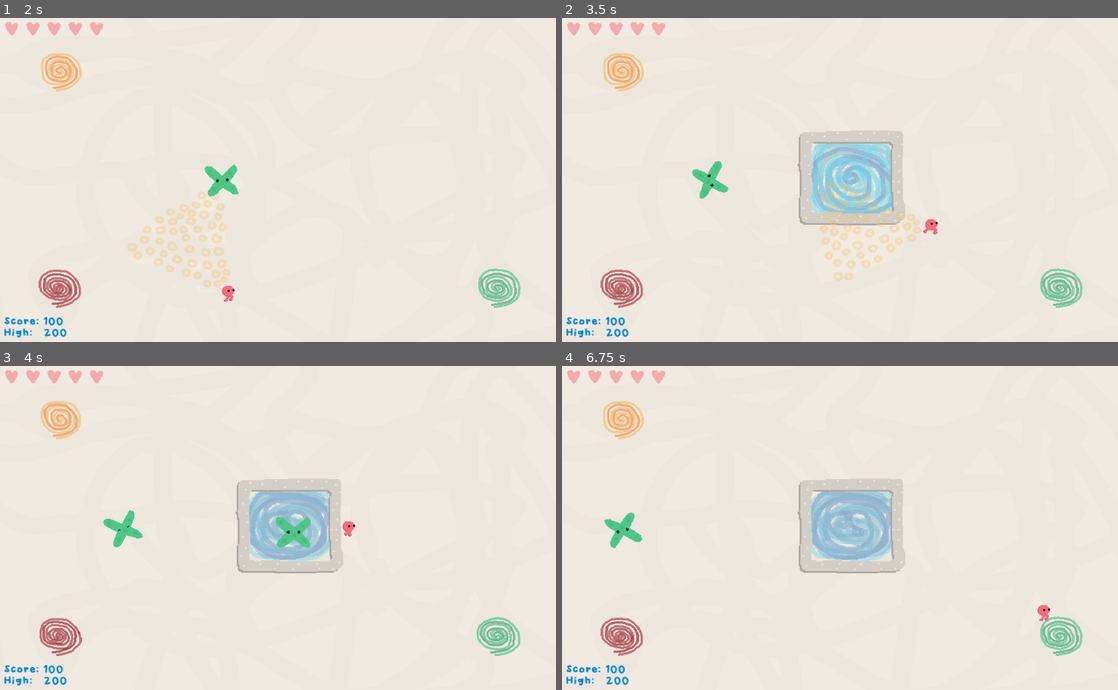
Above: before the commit, frames 1-4 (two rows, left to right).
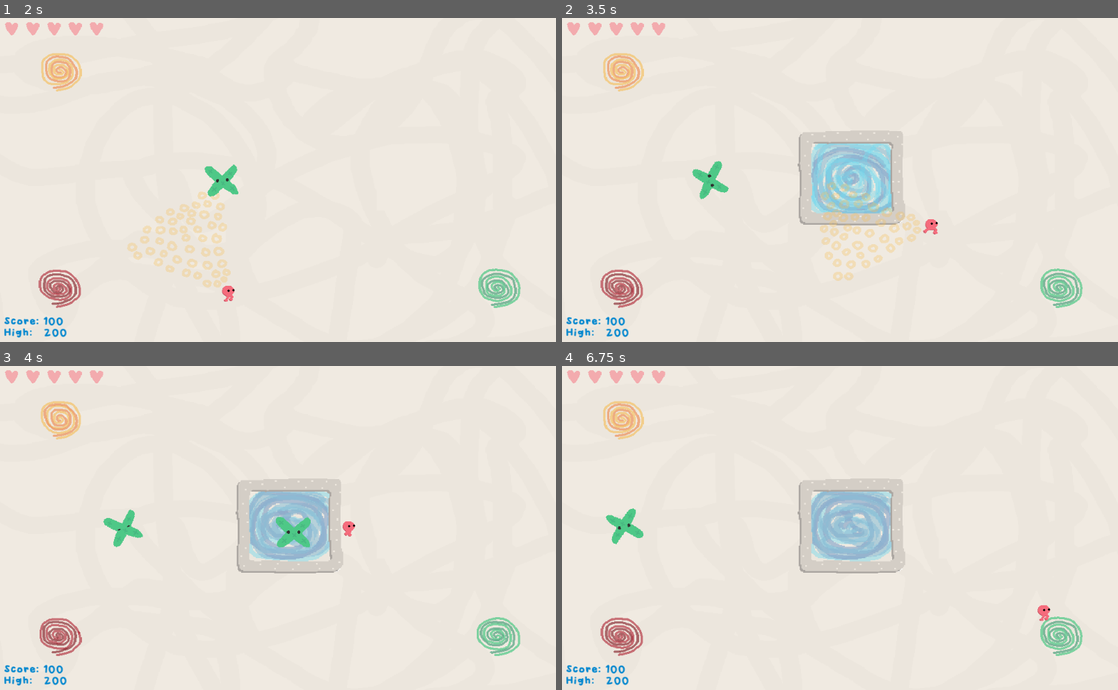
Above: after the commit, the same moments.

Repository: colinkarpfinger/HalfLife3
Game: Godot game, scene res://Scenes/Main.tscn
Two runs of this game, one before a commit and one after it. Both use one fixed random seed, a clock stepped at 60 frames per second and the inputs below. Sound files missing from this copy of the repository are replaced by a short silence.
Inputs (mouse positions are in pixels of both pictures, inside the frame that each line leads up to):
- Up to frame 1 (2 s): move the mouse to (77, 329) at 0.52 s; press the mouse at (77, 329) at 0.53 s; hold D (move_right) 0.53-1.28 s; move the mouse to (166, 196) at 1.27 s; release the mouse at (166, 196) at 1.28 s; hold S (move_down) from 1.28 s (still down); click (166, 196) at 1.35 s
- Up to frame 2 (3.5 s): move the mouse to (895, 108) at 2.02 s; release S (move_down) at 2.03 s; press the mouse at (895, 108) at 2.03 s; hold D (move_right) 2.03-2.78 s; move the mouse to (812, 244) at 2.77 s; release the mouse at (812, 244) at 2.78 s; hold W (move_up) from 2.78 s (still down); click (812, 244) at 2.85 s
- Up to frame 3 (4 s): move the mouse to (444, 576) at 3.52 s; release W (move_up) at 3.53 s; press the mouse at (444, 576) at 3.53 s; hold A (move_left) from 3.53 s (still down)
- Up to frame 4 (6.75 s): move the mouse to (673, 479) at 4.27 s; release the mouse at (673, 479) at 4.28 s; click (673, 479) at 4.35 s; move the mouse to (867, 528) at 5.02 s; release A (move_left) at 5.03 s; press the mouse at (867, 528) at 5.03 s; hold S (move_down) 5.03-5.78 s; move the mouse to (756, 447) at 5.77 s; release the mouse at (756, 447) at 5.78 s; hold D (move_right) 5.78-6.53 s; click (756, 447) at 5.85 s; move the mouse to (962, 511) at 6.52 s; press the mouse at (962, 511) at 6.53 s; hold W (move_up) from 6.53 s (still down)

Frame 1 is identical in both runs. In frame 2, less than 0.1% of the frame differs, in the area x 23-30%, y 44-57%; in frame 3, less than 0.1%; in frame 4, 0.3%, in the area x 7-15%, y 43-57%.

Commit message:
added random variation in health to avoid overlapping sounds on decay

Diff:
--- a/ParticleTesting/Scripts/Particle.gd
+++ b/ParticleTesting/Scripts/Particle.gd
@@ -88,7 +88,7 @@
 # Called when the node enters the scene tree for the first time.
 func _ready():
 	$CPUParticles2D.emitting = false
-	startingHealth *= globalScales[decayLevel - 1]
+	startingHealth *= globalScales[decayLevel - 1] * rand_range(.9, 1.1)
 	health = startingHealth
 	RNG.randomize()
 	animatedSprite = get_node("Sprites/AnimatedSprite")
